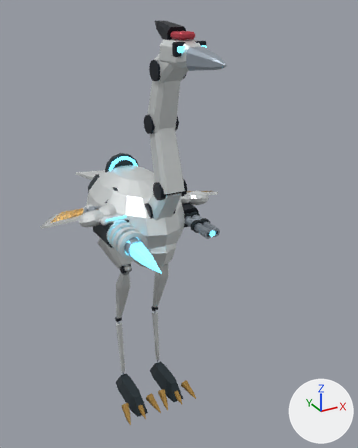
Before and after pictures for a commit that changed the Blender file out/mech_reference/t05/t05.blend.
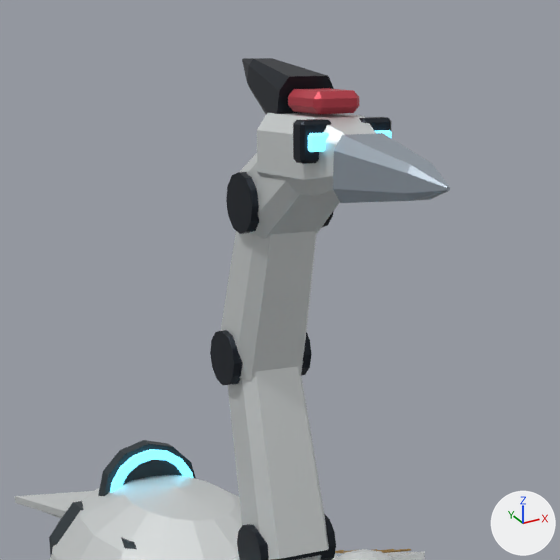
The first picture shows the older version from a 50 mm lens placed at (-2.85, -6.39, 6.15), pointed at (0.33, -0.62, 3.27). The close-ups show the older and then the newer version on the part from 20% to 74% of the width and 0% to 43% of the height of that picture. Only the edits that show in the close-ups are written down. Arrows for +X, +Y and +Z are at lower right; the lights stay in place. Both versions are drawn at frame 31 of the action 't05:ult:barrier'; the numbers are the values there.

Objects in the first close-up: 'Articulated cast energy dish', 'Bird cervical hinge.001', 'Bird cervical hinge.002', 'Bird cervical hinge.003', 'Crane wedge skull', 'Deep avian breast', 'Forward curved cervical armor.001', 'Forward curved cervical armor.002', 'Forward curved cervical armor.003', 'Red crown', 'Sharp bird beak', 'Swept head crest' and 11 more.
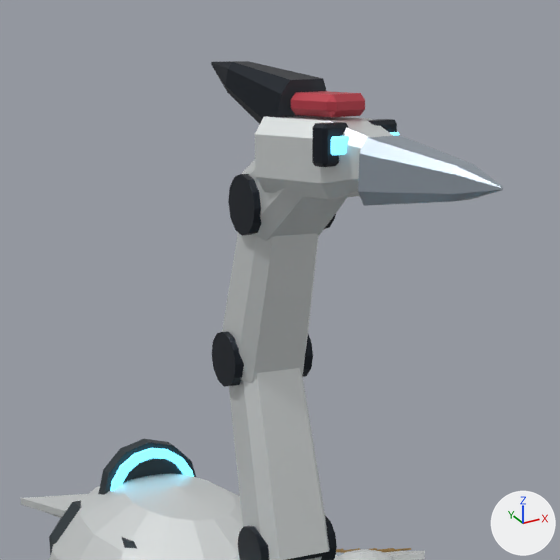
ob_hips is not drawn itself; it is the parent of ob_waist, ob_hip_r, ob_hip_l, ob_emitter_l, ob_emitter_r, ob_barrier, ob_tail_0, ob_horizontal_avian_synsacrum_pelvis.
ob_chest is not drawn itself; it is the parent of ob_cervical_0, ob_shoulder_r, ob_shoulder_l, ob_gun, ob_heavy, ob_cast_dish, ob_deep_avian_breast, ob_avian_sternum_keel.
ob_head is not drawn itself; it is the parent of ob_crane_wedge_skull, ob_sharp_bird_beak, ob_red_crown, ob_swept_head_crest, ob_sensor_socket, ob_luminous_mechanical_eye, ob_sensor_socket_001, ob_luminous_mechanical_eye_001.
ob_tail_0 is not drawn itself; it is the parent of ob_short_rear_avian_tail_feather, ob_short_rear_avian_tail_feather_001, ob_short_rear_avian_tail_feather_002, ob_short_rear_avian_tail_feather_003, ob_short_rear_avian_tail_feather_004, ob_short_rear_avian_tail_feather_005, ob_short_rear_avian_tail_feather_006, ob_short_rear_avian_tail_feather_007.

The change in detail:
Object 'hips' (ob_hips) moves from (0.0, 0.1, 3.0) to (0.0, 0.1, 3.004).
Object 'chest' (ob_chest) turns from (0, 0, 0) to (0.5, 0, 0) degrees about x, y and z.
Object 'head' (ob_head) moves from (0.0, -0.33, 0.21) to (0.0, -0.33, 0.208).
Object 'head' (ob_head) turns from (0, 0, 0) to (-0.4, 0.1, 15) degrees about x, y and z.
Object 'tail_0' (ob_tail_0) turns from (0, 0, 0) to (-1.6, -0.1, -2.5) degrees about x, y and z.

Pixel boxes (x1, y1, x2, y2) of what changed, in the close-ups (560 x 560 px):
'Forward curved cervical armor.001', moved, turned
    before: (228, 366, 329, 560)
    after: (229, 368, 330, 560)
'Deep avian breast', moved, turned
    before: (50, 475, 242, 560)
    after: (49, 473, 243, 560)
'Forward curved cervical armor.002', moved, turned
    before: (221, 231, 316, 382)
    after: (222, 233, 318, 384)
'Sharp bird beak', moved, turned
    before: (333, 133, 450, 203)
    after: (358, 135, 503, 206)
'Crane wedge skull', moved, turned
    before: (257, 113, 376, 196)
    after: (255, 116, 394, 199)
'Swept head crest', moved, turned
    before: (242, 58, 334, 114)
    after: (211, 61, 326, 124)
'Forward curved cervical armor.003', moved, turned
    before: (240, 153, 340, 239)
    after: (242, 160, 347, 241)
'Articulated cast energy dish', moved, turned
    before: (98, 440, 196, 496)
    after: (98, 439, 196, 495)
'Red crown', moved, turned
    before: (288, 88, 359, 114)
    after: (291, 91, 365, 117)
'Sensor socket', moved, turned
    before: (293, 119, 331, 164)
    after: (312, 122, 349, 167)
'Bird cervical hinge.003', moved, turned
    before: (226, 172, 334, 234)
    after: (228, 174, 336, 236)
'Bird cervical hinge.002', moved, turned
    before: (210, 330, 312, 385)
    after: (212, 331, 313, 387)
'Bird cervical hinge.001', moved, turned
    before: (237, 514, 336, 560)
    after: (238, 516, 337, 560)
'Cast dish luminous annulus', moved, turned
    before: (110, 449, 193, 493)
    after: (110, 448, 194, 491)
'Short rear avian tail feather.003', moved, turned
    before: (15, 491, 93, 517)
    after: (20, 494, 88, 516)
'Horizontal avian synsacrum pelvis', moved
    before: (49, 501, 137, 555)
    after: (49, 500, 137, 555)
'Luminous mechanical eye', moved, turned
    before: (308, 133, 329, 152)
    after: (331, 136, 349, 155)
'Overlapping wing manus hinge cover.001', moved, turned
    both: (339, 549, 394, 560)
'Sensor socket.001', moved, turned
    before: (359, 117, 391, 131)
    after: (367, 119, 397, 132)
'Overlapping secondary feather.015', moved, turned
    both: (385, 551, 425, 560)
'Forward curved cervical armor', moved, turned (mostly hidden)
    before: (234, 553, 321, 560)
    after: (234, 553, 322, 560)
'Luminous mechanical eye.001', moved, turned (mostly hidden)
    before: (375, 130, 392, 138)
    after: (390, 132, 400, 135)
'Remex central vane.033', moved, turned
    before: (381, 549, 411, 553)
    after: (381, 548, 411, 552)
'Remex central vane.030', moved, turned
    before: (335, 550, 356, 553)
    after: (336, 548, 360, 552)
'Remex central vane.032', moved, turned
    before: (376, 549, 394, 551)
    after: (376, 548, 394, 551)
'Overlapping wing humerus hinge cover.001', moved, turned (mostly hidden)
    before: (332, 555, 342, 560)
    after: (334, 555, 342, 560)
'Short rear avian tail feather.002', moved, turned (mostly hidden)
    before: (37, 509, 62, 518)
    after: (37, 509, 62, 517)
'Overlapping secondary feather.014', moved, turned (not visible before)
    after: (383, 551, 402, 553)
'Remex central vane.029', moved, turned
    before: (335, 550, 344, 552)
    after: (336, 549, 344, 551)
'Wing ulna load bone.001', moved, turned (mostly hidden)
    before: (335, 553, 344, 557)
    after: (336, 552, 344, 556)
'Remex central vane.031', moved, turned (not visible before)
    after: (342, 548, 377, 553)
